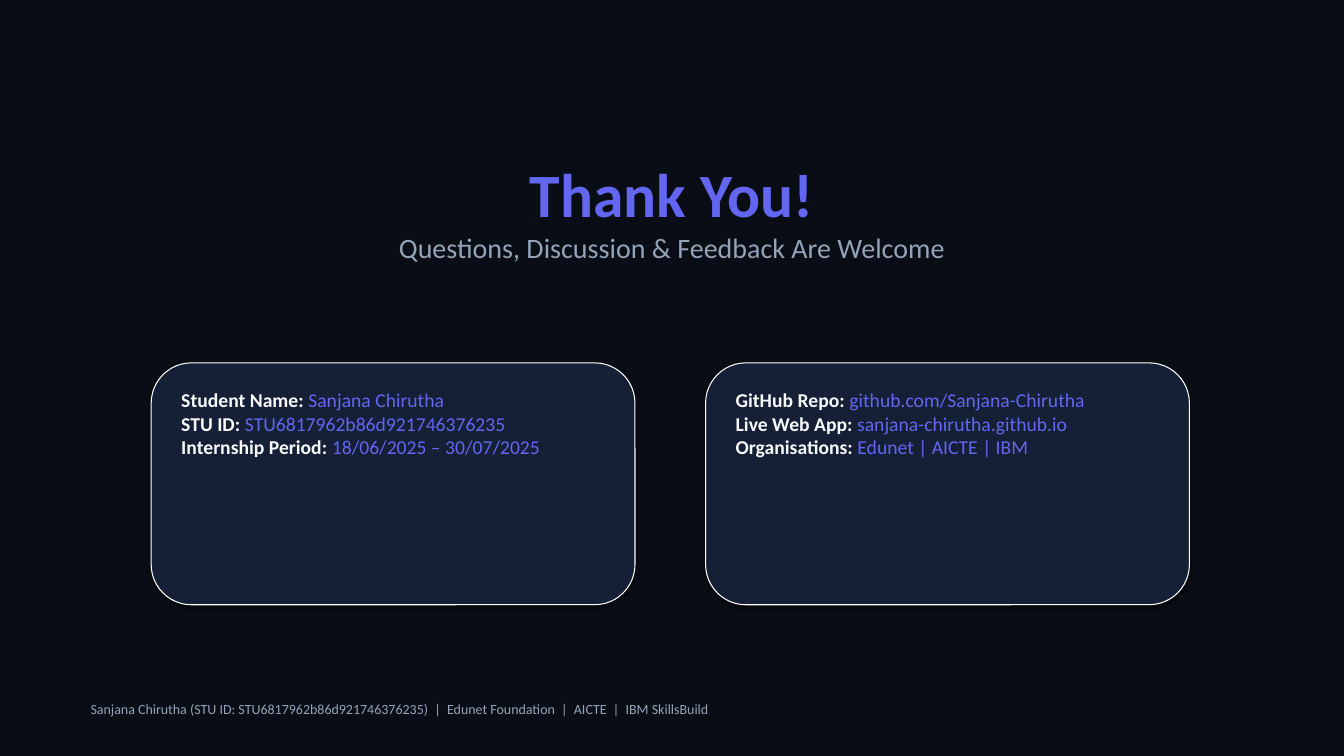
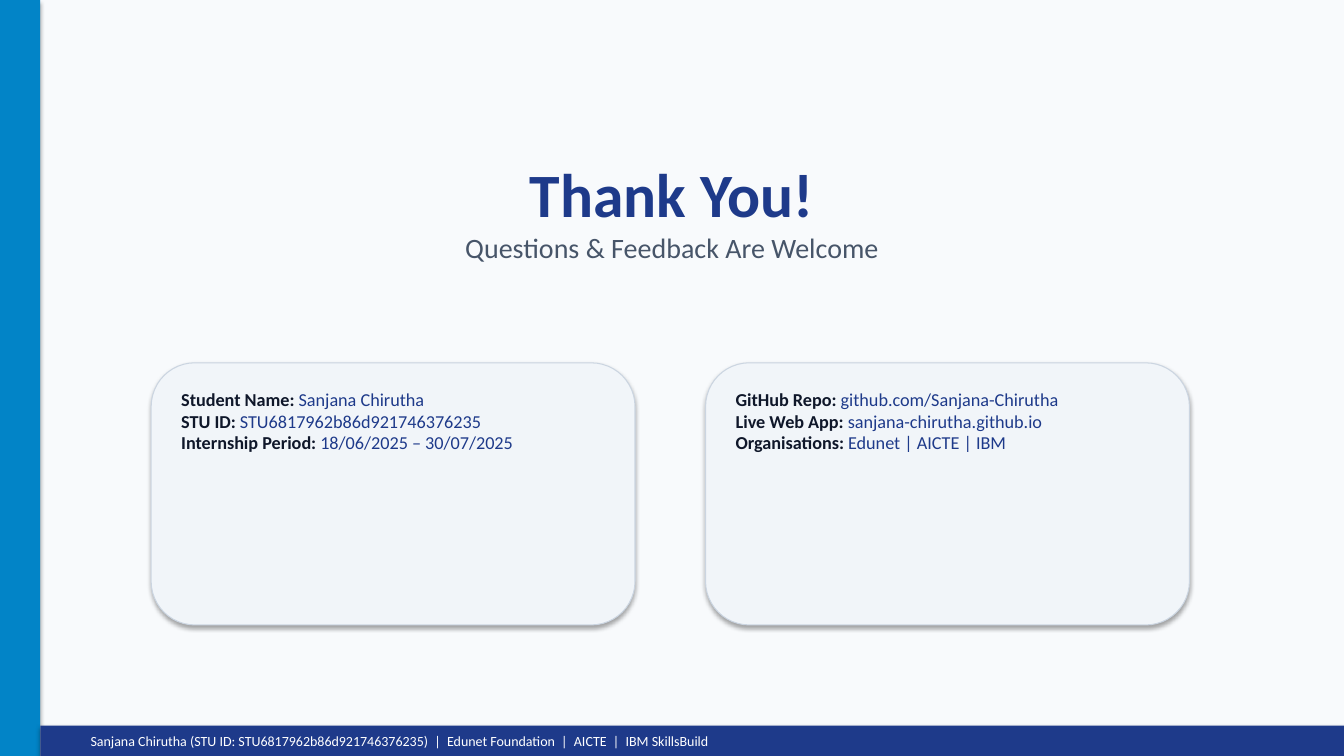
Before and after one commit to Sanjana-Chirutha/Employee-Earnings-Calculator, a slide deck: slide 13 of Employee_Earnings_Calculator_Presentation.pptx. Drawn at 1344x756 pixels with LibreOffice and Linux fonts; fonts in the diff are those of the drawing. Boxes give left, top, right and bottom in pixels: in the first picture for what was removed or moved away, otherwise in the second. Text is boxed around its words. In the diff, an @@ line names an element or a change of style, - is before the commit and + after.

Commit message:
Add official AICTE Edunet Internship Report PDF and updated PowerPoint presentation matching reference certificate theme

```diff
--- a/Employee_Earnings_Calculator_Presentation.pptx
+++ b/Employee_Earnings_Calculator_Presentation.pptx
@@ rectangle at bbox=[0, 0, 1344, 756]: fill #090D16 to #F8FAFC @@
@@ rectangle added at bbox=[0, 0, 40, 756], fill #0284C7 @@
@@ text at bbox=[530, 173, 813, 218]: text colour #6366F1 to #1E3A8A in "Thank You!" @@
@@ text at bbox=[465, 238, 878, 262]: text changed; text colour #94A3B8 to #475569 @@
-Questions, Discussion & Feedback Are Welcome
+Questions & Feedback Are Welcome
@@ rounded rectangle: place and size @@
-rounded rectangle at bbox=[706, 363, 1190, 605]
+rounded rectangle at bbox=[151, 363, 635, 625]
@@ rounded rectangle at bbox=[151, 363, 635, 625]: fill #152036 to #F1F5F9; outline #FFFFFF 0.75 pt to #CBD5E1 0.75 pt @@
@@ rounded rectangle removed at bbox=[151, 363, 635, 605] @@
@@ text "Student Name: Sanjana Chirutha" at bbox=[181, 393, 513, 452]: size 14 to 13 pt; text colour #F8FAFC to #0F172A in "Student Name:", "STU ID:", "Internship Period:"; text colour #6366F1 to #1E3A8A in "Sanjana Chirutha", "STU6817962b86d921746376235", "18/06/2025 – 30/07/2025" @@
@@ rounded rectangle added at bbox=[706, 363, 1190, 625], fill #F1F5F9, outline #CBD5E1 0.75 pt @@
@@ text "GitHub Repo: github.com/Sanjana-Chirutha" at bbox=[736, 393, 1059, 452]: size 14 to 13 pt; text colour #F8FAFC to #0F172A in "GitHub Repo:", "Live Web App:", "Organisations:"; text colour #6366F1 to #1E3A8A in "github.com/Sanjana-Chirutha", "sanjana-chirutha.github.io", "Edunet | AICTE | IBM" @@
@@ rectangle added at bbox=[40, 726, 1344, 756], fill #1E3A8A @@
@@ text "Sanjana Chirutha (STU ID: STU6817962b86d921746376235) ...": place and size @@
-text "Sanjana Chirutha (STU ID: STU6817962b86d921746376235) ..." at bbox=[91, 704, 708, 717]
+text "Sanjana Chirutha (STU ID: STU6817962b86d921746376235) ..." at bbox=[91, 736, 708, 749]
@@ text "Sanjana Chirutha (STU ID: STU6817962b86d921746376235) ..." at bbox=[91, 736, 708, 749]: text colour #94A3B8 to #FFFFFF @@
```
Also in this commit, not shown: 12 other slides changed, 3 other files.
